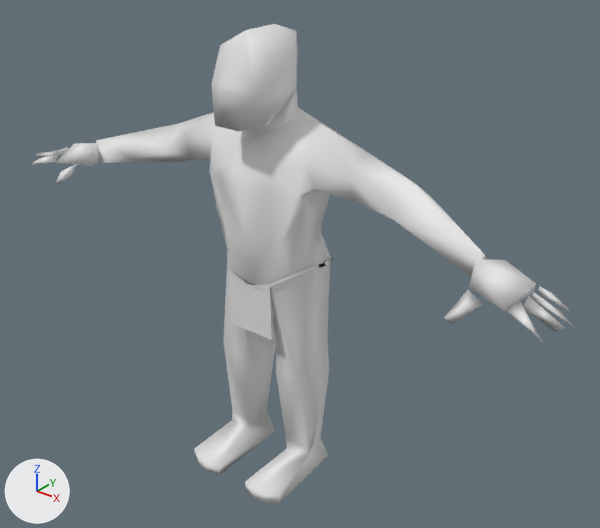
The FBX model Project_clone_0/Assets/_Model/Human Model 2.fbx as it was, and as the next commit left it.
Before and after are seen from a 50 mm camera at (1.392, -1.571, 1.709) aimed at (0.071, 0.08, 0.685). The axes (+X, +Y, +Z) are drawn at lower left. The lights are the same throughout. Where no turn or scale is listed for an object, it has been applied to the vertices.

Before the edit, the objects in view are built like this:
```python
me_mesh_001 = bpy.data.meshes.new('Mesh.001')
me_mesh_001.from_pydata(...)  # 329 vertices, 538 faces; spans x -0.9..0.9, y -0.18..0.18, z 0.48..1.8
me_mesh_002 = bpy.data.meshes.new('Mesh.002')
me_mesh_002.from_pydata(...)  # 24 vertices, 16 faces; spans x -0.155..0.157, y -0.057..0.169, z 0.963..1.188
ob_clothing0 = bpy.data.objects.new('Clothing0', me_mesh_002)
ob_clothing0.location = (0.0, 0.0, -0.463)
ob_dummy = bpy.data.objects.new('Dummy', me_mesh_001)
ob_dummy.location = (0.0, 0.0, -0.463)
```
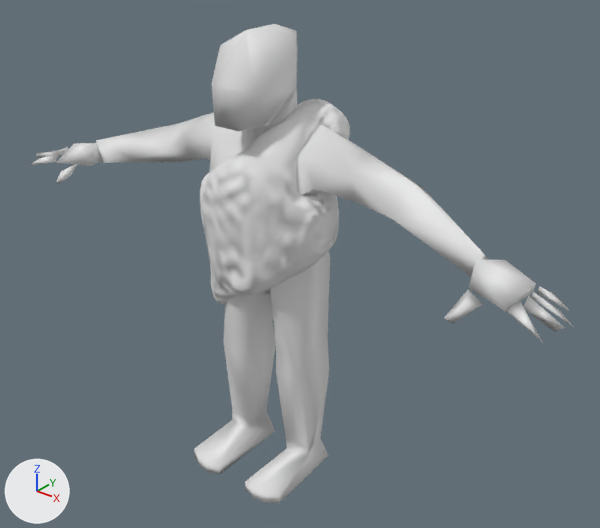
What differs and where, as boxes (x1, y1, x2, y2) in the pictures (600 x 528 px):
'ClothingTest', added: after (200, 99, 350, 305)
'Clothing0', deleted: before (227, 251, 333, 340)

What changed in the scene script:
```text
Add me_mesh_010:
    me_mesh_010.from_pydata(...)  # 2366 vertices, 3920 faces; spans x -0.205..0.205, y -0.119..0.214, z 0.964..1.613
Remove ob_clothing0:
    ob_clothing0 = bpy.data.objects.new('Clothing0', me_mesh_002)
    ob_clothing0.location = (0.0, 0.0, -0.463)
Add ob_clothingtest:
    ob_clothingtest = bpy.data.objects.new('ClothingTest', me_mesh_010)
    ob_clothingtest.location = (0.0, 0.0, -0.463)
```
